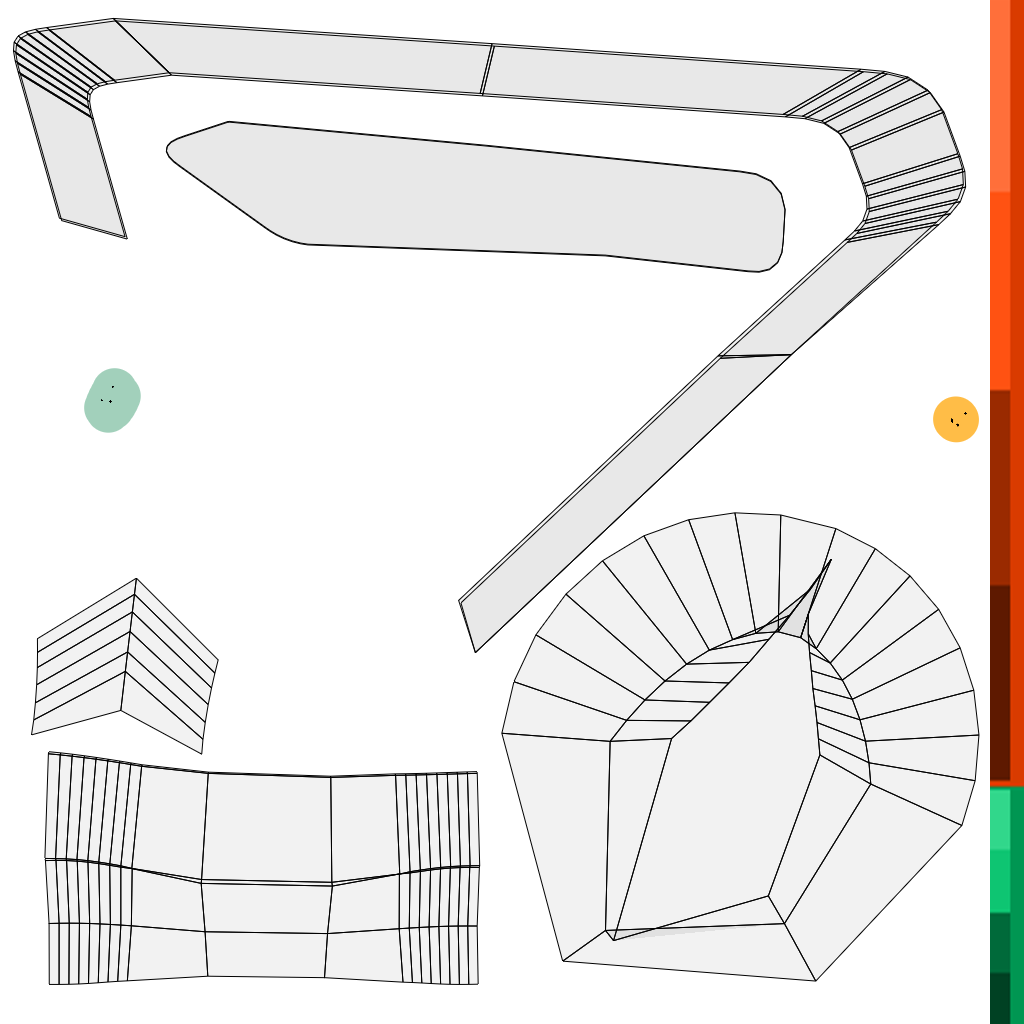
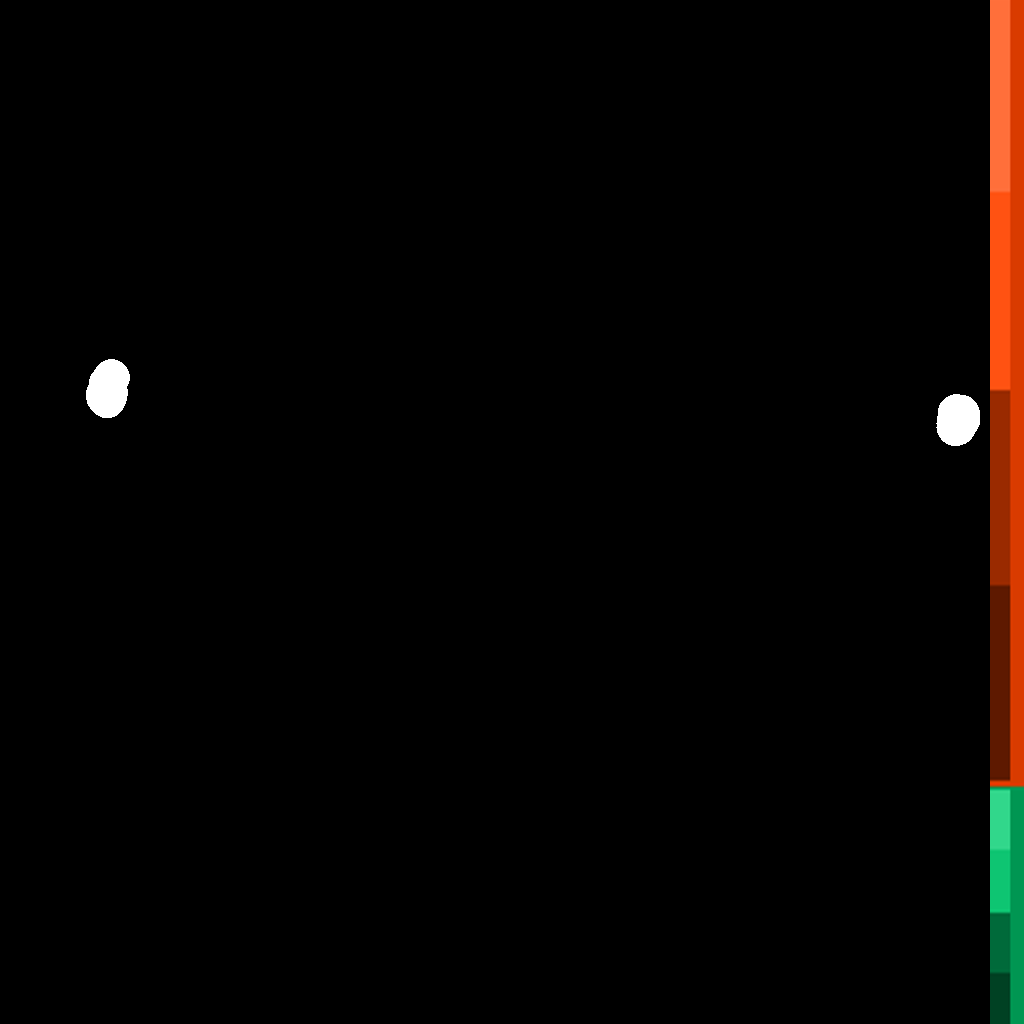
Layers edited between the first and the second 1024x1024 image:
painted on "Paint Layer 7 (pasted)" over [960, 0, 990, 1024]
hid "Background" over [0, 0, 990, 1024]
added layer "Paint Layer 2" above "Paint Layer 1" over [0, 0, 990, 1024]
hid "Paint Layer 1", painted on it over [0, 0, 990, 1024]
